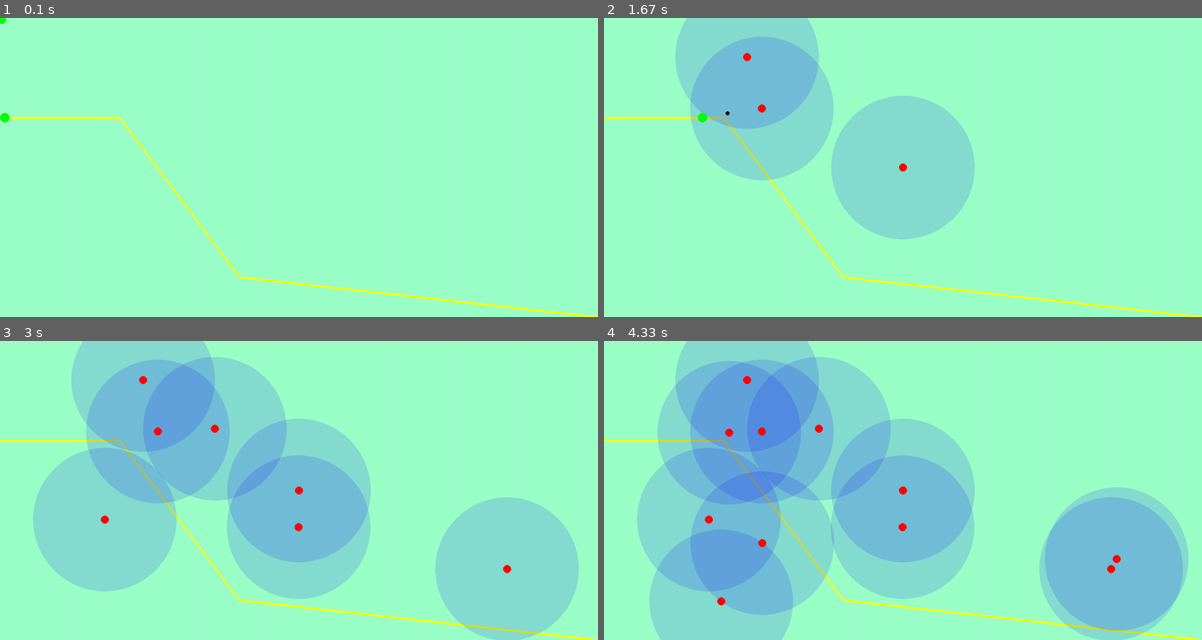
Above: before the commit, frames 1-4 (two rows, left to right).
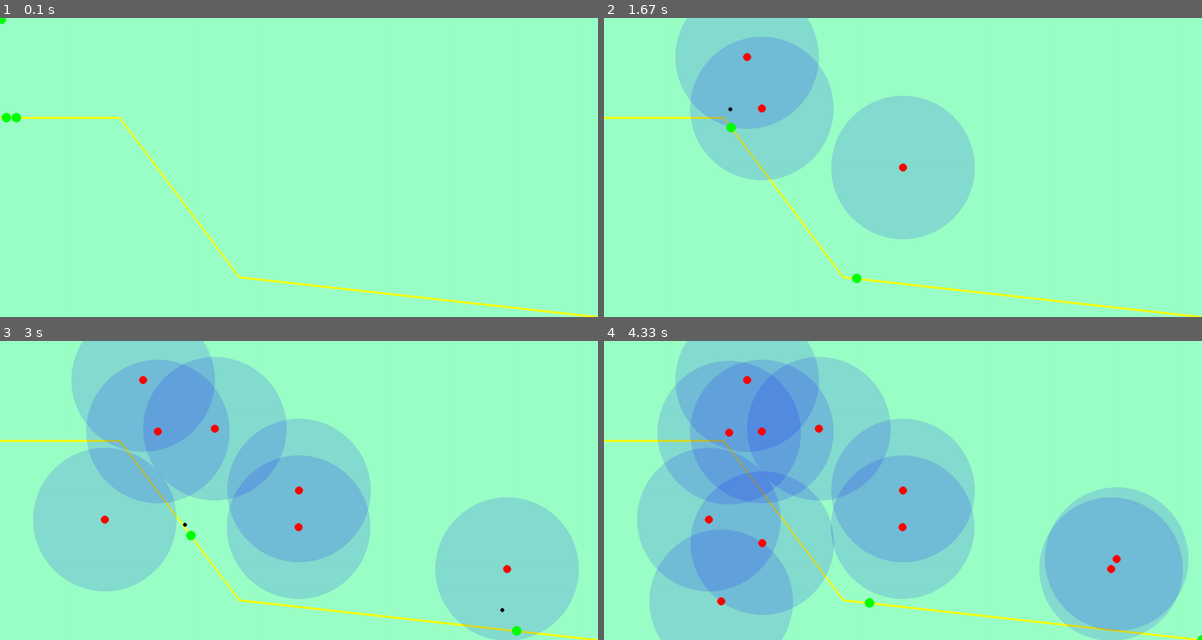
Above: after the commit, the same moments.

Repository: Chr-v-mar/The-TD-game
Game: pygame game, started from TD/Game/New/test1.py
The game is run twice, just before and just after one commit, with the same random seed, the same clock (stepped at 60 frames per second) and the same inputs.
Inputs (mouse positions are in pixels of both pictures, inside the frame that each line leads up to):
- Up to frame 1 (0.1 s): no input
- Up to frame 2 (1.67 s): click (903, 167) at 0.38 s; click (717, 122) at 0.72 s; click (747, 56) at 1.05 s; click (759, 107) at 1.38 s
- Up to frame 3 (3 s): click (299, 526) at 1.72 s; click (215, 427) at 2.05 s; click (508, 568) at 2.38 s; click (101, 520) at 2.72 s
- Up to frame 4 (4.33 s): click (729, 433) at 3.05 s; click (759, 544) at 3.38 s; click (1118, 559) at 3.72 s; click (723, 601) at 4.05 s

The runs differ from the first frame. In frame 1, less than 0.1% of the frame differs, in the area x 0-4%, y 31-36%; in frame 2, 0.1%, in the area x 15-44%, y 29-89%; in frame 3, 0.1%; in frame 4, less than 0.1%.

Commit message:
hf

Diff:
--- a/TD/Game/New/test1.py
+++ b/TD/Game/New/test1.py
@@ -13,9 +13,34 @@
 
 
 def cart_dist(pos1, pos2):
+    """
+
+    Parameters
+    ----------
+    pos1
+    pos2
+
+    Returns
+    -------
+    the distance between two points
+    """
     return ((pos1[0] - pos2[0])**2 + (pos1[1] - pos2[1])**2) ** 0.5
 
+
+
 def distance_to_line_segment(point, start, end):
+    """
+
+    Parameters
+    ----------
+    point
+    start
+    end
+
+    Returns
+    -------
+    the distance between a point and a line segment
+    """
     px,py = point
     x1,y1 = start
     x2,y2 = end
@@ -42,6 +67,17 @@
         return f"({self.x:.2f}, {self.y:.2f})"
 
 def calc_euclidean_length(a: Position, b: Position) -> float:
+    """
+
+    Parameters
+    ----------
+    a
+    b
+
+    Returns
+    -------
+    the length of the euclidean distance between two points
+    """
     return math.sqrt((a.x - b.x) ** 2 + (a.y - b.y) ** 2)
 
 class Line:
@@ -51,6 +87,12 @@
 
     @property
     def length(self) -> float:
+        """
+
+        Returns
+        -------
+        Length of the line
+        """
         return calc_euclidean_length(self.start, self.end)
 
     def __repr__(self) -> str:
@@ -61,12 +103,12 @@
         self.lines = [Line(a,b) for a, b in pairwise(points)]
 
 class Enemy:
-    def __init__(self, path: Path, line=0, line_progress=0, speed: float = 1.0):
+    def __init__(self, path: Path, line=0, line_progress=0, speed: float = 1.0, health: int=30):
         self.path = path
         self.line = line
         self.line_progress = line_progress
         self.speed = speed
-        self.health = 30
+        self.health = health
 
     @property
     def position(self) -> Position:
@@ -84,8 +126,8 @@
         else:
             return False
 
-    def progress(self, delta_time):
-        self.line_progress += self.speed * delta_time / self.path.lines[self.line].length
+    def progress(self, dt):
+        self.line_progress += self.speed * dt / self.path.lines[self.line].length
         if self.line_progress >= 1:
             self.line_progress -= 1
             self.line += 1
@@ -108,12 +150,27 @@
 
     @property
     def position(self):
+        """
+
+        Returns
+        -------
+        x,y of tower position
+        """
         return (self.x, self.y)
 
     def can_shoot(self, enemies):
+        """
+
+        Parameters
+        ----------
+        enemies
+
+        Returns
+        -------
+        closest enemy to tower
+        """
         targets = []
 
-        # Find all enemies within range
         for enemy in enemies:
             if not enemy.at_end:
                 distance = cart_dist(
@@ -124,15 +181,11 @@
                 if distance <= self.range:
                     targets.append(enemy)
 
-        # Find the closest enemy
         closest_enemy = None
-        closest_distance = 99999999999999
+        closest_distance = float('inf')
 
         for enemy in targets:
-            distance = cart_dist(
-                self.position,
-                (enemy.position.x, enemy.position.y)
-            )
+            distance = cart_dist(self.position,(enemy.position.x, enemy.position.y))
 
             if distance < closest_distance:
                 closest_distance = distance
@@ -141,6 +194,18 @@
         return closest_enemy
 
     def update(self, dt, enemies, projectiles):
+        """
+
+        Parameters
+        ----------
+        dt
+        enemies
+        projectiles
+
+        Returns
+        -------
+        calls the projectile class
+        """
         self.cooldown -= dt
 
         if self.cooldown <= 0:
@@ -162,6 +227,18 @@
         self.dead = False
 
     def update(self, dt):
+        """
+
+        Parameters
+        ----------
+        dt
+
+        Returns
+        -------
+        Checks if the projectile is dead
+        Works out the distance between the projectile and the enemy
+        Checks if collides with enemy
+        """
         if self.target.health <= 0:
             self.dead = True
             return
@@ -194,23 +271,14 @@
         if enemy.path not in self.tracks:
             self.tracks.append(enemy.path)
 
-    def progress(self, delta_time):
+    def progress(self, dt):
         for enemy in self.enemies:
-            enemy.progress(delta_time)
+            enemy.progress(dt)
 
     def print_enemy_positions(self):
         for i, enemy in enumerate(self.enemies):
             print(f'Enemy {i} at {enemy.position};', end=' ')
         print()
-
-    def set_up(self):
-        game_path = Path([Position(0, 0),
-                          Position(50, 0),
-                          Position(50, 50),
-                          Position(100, 100),
-                          ])
-        self.add_enemy(Enemy(game_path, speed=20))
-        self.add_enemy(Enemy(game_path, line=1, speed=100))
 
 
 class GameGUI:
@@ -225,7 +293,7 @@
         self.running = True
         self.clock = pygame.time.Clock()
         enemy_path = Path([Position(x, y) for x, y in path_points])
-        self.enemies = [Enemy(enemy_path, speed=150)]
+        self.enemies = [Enemy(enemy_path, speed=500),Enemy(enemy_path, speed=200, health= 100)]
         self.towers = []
         self.projectiles = []
 
@@ -269,7 +337,7 @@
     def can_place_tower(self, pos):
         if self.on_path(pos):
             return False
-        if any(cart_dist(pos, tower) < 25 for tower in self.circle_list):
+        if any(cart_dist(pos, tower) < 20 for tower in self.circle_list):
             return False
         return True
 
